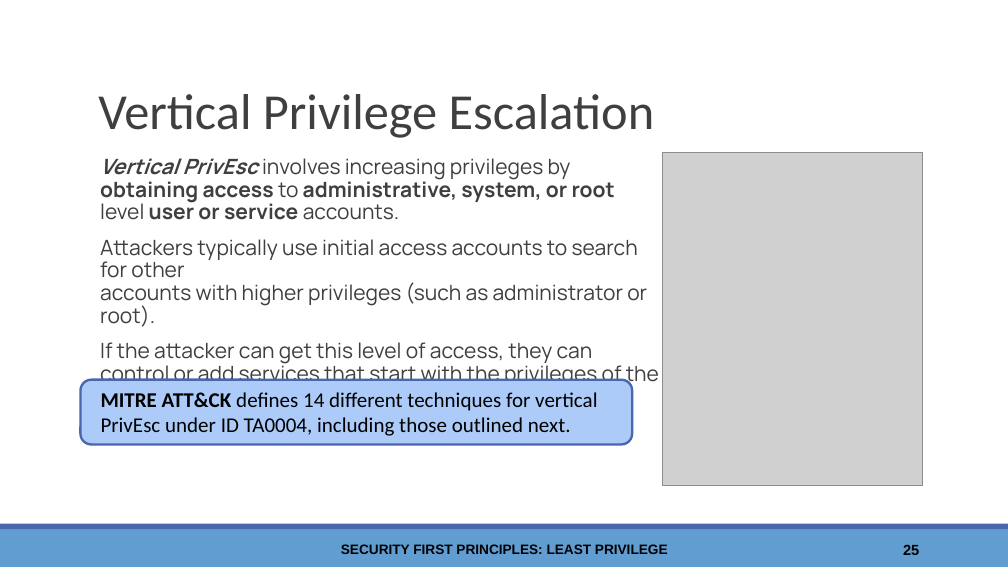
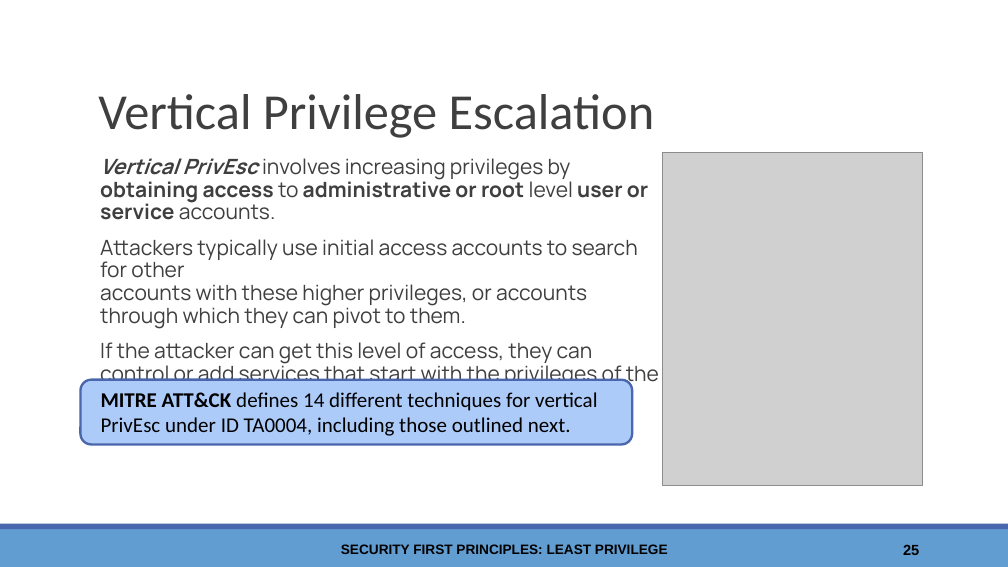
Before and after one commit to wwt9829/csc840-securityfirst, a slide deck: slide 25 of Least Privilege - Slides.pptx. Drawn at 1008x567 pixels with LibreOffice and Linux fonts; fonts in the diff are those of the drawing; grey boxes stand for pictures; background and template pictures are left out. Boxes give left, top, right and bottom in pixels: in the first picture for what was removed or moved away, otherwise in the second. Text is boxed around its words. In the diff, an @@ line names an element or a change of style, - is before the commit and + after.

```diff
--- a/Least Privilege - Slides.pptx
+++ b/Least Privilege - Slides.pptx
@@ text at box(100, 158, 648, 329): text changed @@
-Vertical PrivEsc involves increasing privileges by obtaining access to administrative, system, or root level user or service accounts.
-Attackers typically use initial access accounts to search for other
-accounts with higher privileges (such as administrator or root).
+Vertical PrivEsc involves increasing privileges by obtaining access to administrative or root level user or service accounts.
+Attackers typically use initial access accounts to search for other
+accounts with these higher privileges, or accounts through which they can pivot to them.
```
Also in this commit, not shown: 11 other slides changed.
